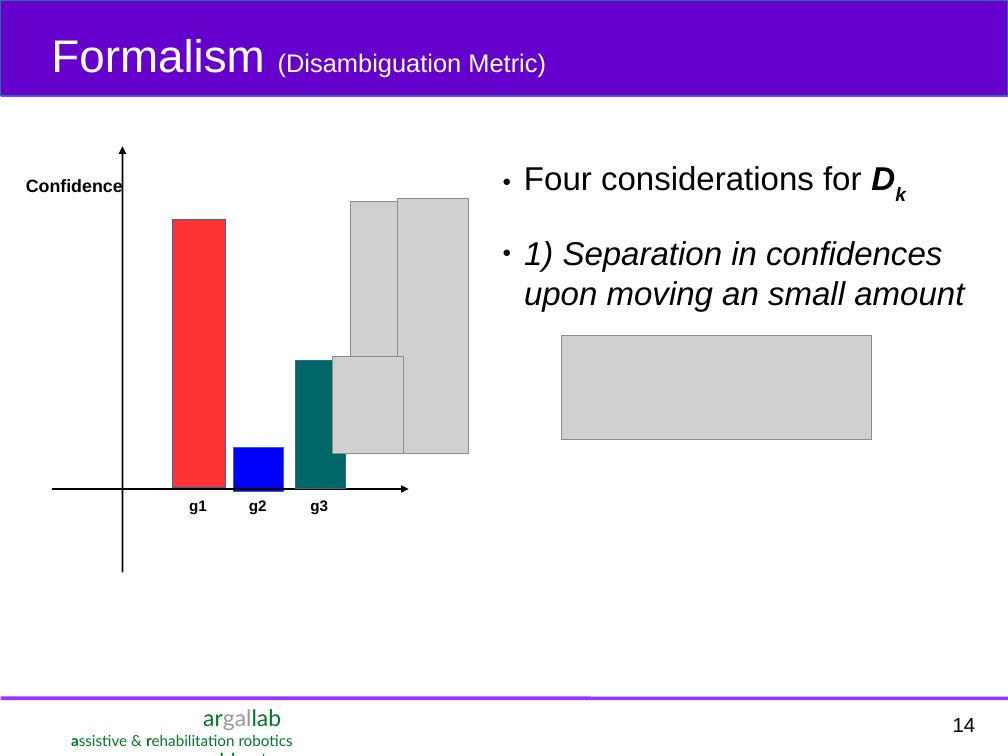
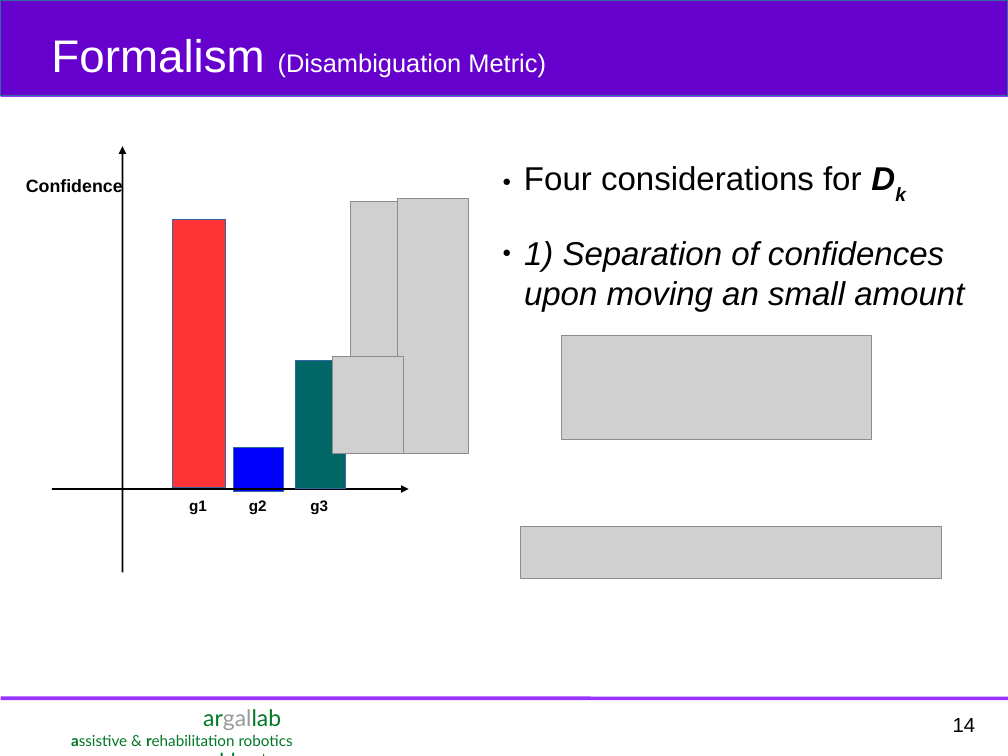
Before and after one commit to deepakgopinath/Quals_Stuff, a slide deck: slide 14 of Presentation/Deepak_ME_Quals.odp. Drawn at 1008x756 pixels with LibreOffice and Linux fonts; fonts in the diff are those of the drawing; grey boxes stand for pictures. Boxes give left, top, right and bottom in pixels: in the first picture for what was removed or moved away, otherwise in the second. Text is boxed around its words. In the diff, an @@ line names an element or a change of style, - is before the commit and + after.

```diff
--- a/Presentation/Deepak_ME_Quals.odp
+++ b/Presentation/Deepak_ME_Quals.odp
@@ text at (524, 241, 964, 311): text changed @@
-● 1) Separation in confidences upon moving an small amount
+● 1) Separation of confidences upon moving an small amount
@@ picture added at (521, 527, 942, 579) @@
```
Also in this commit, not shown: 8 other slides changed, 2 slides added, 1 slide removed, 3 other files.
